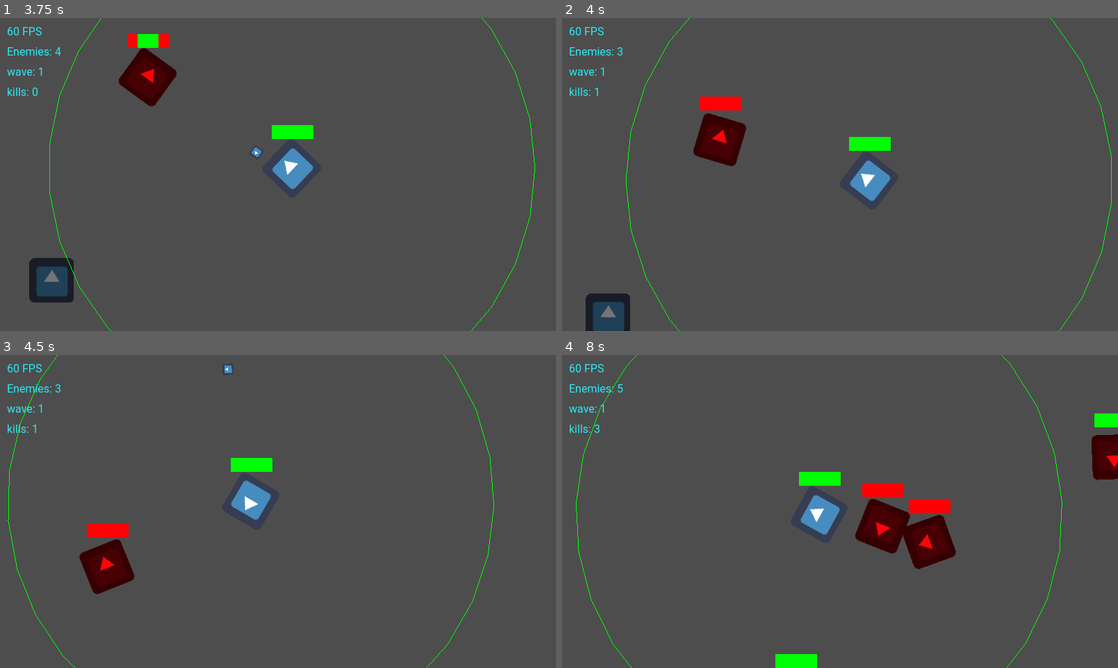
Above: before the commit, frames 1-4 (two rows, left to right).
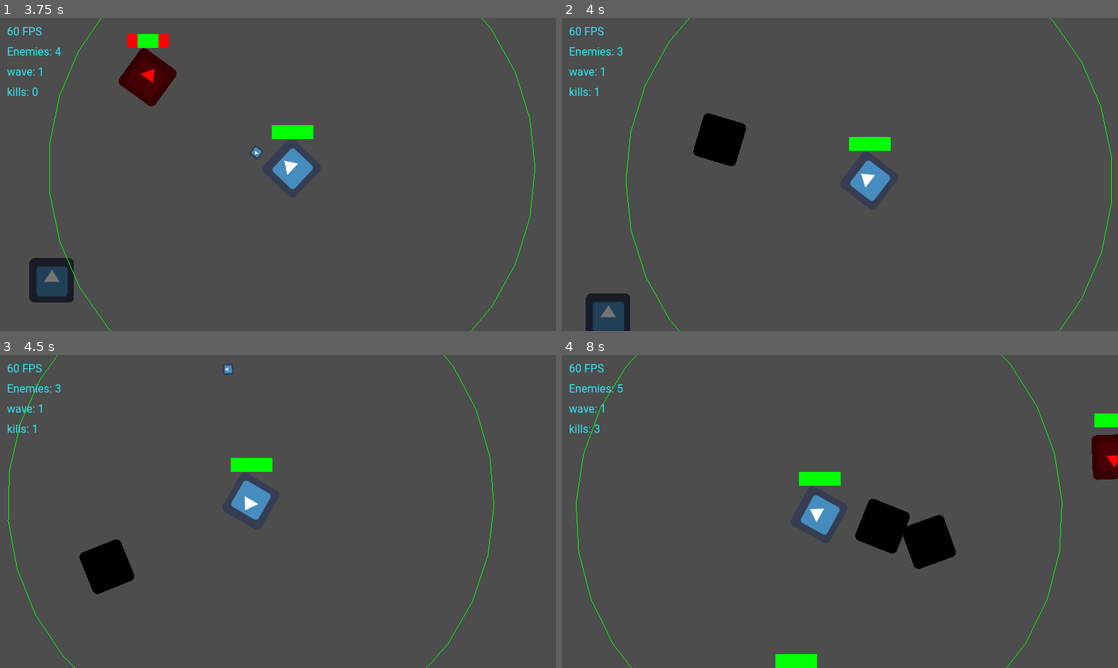
Above: after the commit, the same moments.

Repository: Bloodyaugust/ld-54
Game: Godot game, scene res://scenes/main.tscn
Same seed, same stepped clock (60 frames per second), same inputs: the game is played once before the commit and once after it. The engine's default icon, where the game draws it, is replaced by a stand-in: a white triangle on a blue panel in a dark square.
Inputs (mouse positions are in pixels of both pictures, inside the frame that each line leads up to):
- Up to frame 1 (3.75 s): click "Play" at 0.5 s; tap Enter at 1.25 s; move the mouse to (400, 158) at 1.27 s; hold Right (ui_right) 1.28-2 s; click (400, 158) at 1.42 s; drag from (166, 190) to (439, 155) at 2.02 s; move the mouse to (333, 105) at 2.77 s; hold Right (ui_right) 2.78-3.5 s; drag from (250, 237) to (111, 127) at 3.52 s
- Up to frame 2 (4 s): no input
- Up to frame 3 (4.5 s): move the mouse to (444, 558) at 4.27 s; hold Left (ui_left) from 4.28 s (still down)
- Up to frame 4 (8 s): release Left (ui_left) at 5 s; drag from (673, 464) to (812, 498) at 5.02 s; move the mouse to (867, 511) at 5.77 s; hold Down (ui_down) 5.78-6.5 s; click (867, 511) at 5.92 s; drag from (756, 433) to (728, 527) at 6.52 s; move the mouse to (962, 495) at 7.27 s; hold Up (ui_up) from 7.28 s (still down)

Frame 1 is identical in both runs. In frame 2, 1.5% of the frame differs, in the area x 23-34%, y 25-48%; in frame 3, 1.5%; in frame 4, 2.9%, in the area x 52-71%, y 40-69%.

Commit message:
Lots of balance changes, especially to enemy scrap
- Tweaking of various module masses
- Ships go dark when killed

Diff:
--- a/actors/Ship.gd
+++ b/actors/Ship.gd
@@ -93,6 +93,9 @@
 
   damage(_entering_area_parent.get_damage())
 
+func _on_modules_changed() -> void:
+  _health_bar.set_health(_integrity / _integrity_max)
+
 func _physics_process(delta) -> void:
   if !_destroyed && Store.state["game"] == GameConstants.GAME_IN_PROGRESS:
     if _braking:
@@ -141,10 +144,13 @@
     _area2D.monitorable = false
     _area2D.monitoring = false
     died.emit()
+    modulate = Color.BLACK
+    _health_bar.visible = false
     Store.set_state("kills", Store.state.kills + 1)
     Store.set_state("scrap", Store.state.scrap + scrap)
 
 func _ready() -> void:
+  modules_changed.connect(_on_modules_changed)
   _area2D.area_entered.connect(_on_area2D_area_entered)
 
   for _module in starting_modules:
--- a/actors/enemies/BasicProjectile.tscn
+++ b/actors/enemies/BasicProjectile.tscn
@@ -12,7 +12,7 @@
 unique_name_in_owner = true
 starting_modules = Array[Resource("res://data/module.gd")]([ExtResource("3_bwaam"), ExtResource("4_p6lpw")])
 team = 2
-scrap = 2.0
+scrap = 3.0
 
 [node name="Sprite2D" parent="Ship" index="0"]
 modulate = Color(1, 0.0117647, 0.027451, 1)
--- a/actors/enemies/BeefyKamikaze.tscn
+++ b/actors/enemies/BeefyKamikaze.tscn
@@ -12,7 +12,7 @@
 unique_name_in_owner = true
 starting_modules = Array[Resource("res://data/module.gd")]([ExtResource("3_5wtf1"), ExtResource("4_rqdwf")])
 team = 2
-scrap = 2.0
+scrap = 3.0
 
 [node name="Sprite2D" parent="Ship" index="0"]
 modulate = Color(1, 0.0117647, 0.027451, 1)
--- a/actors/enemies/EliteKamikaze.tscn
+++ b/actors/enemies/EliteKamikaze.tscn
@@ -12,7 +12,7 @@
 unique_name_in_owner = true
 starting_modules = Array[Resource("res://data/module.gd")]([ExtResource("3_05ey8"), ExtResource("3_05ey8"), ExtResource("4_ewpmj"), ExtResource("3_05ey8")])
 team = 2
-scrap = 2.0
+scrap = 6.0
 
 [node name="Sprite2D" parent="Ship" index="0"]
 modulate = Color(1, 0.0117647, 0.027451, 1)
--- /dev/null
+++ b/actors/enemies/GatlingProjectile.tscn
@@ -0,0 +1,23 @@
+[gd_scene load_steps=5 format=3 uid="uid://c1rrcugton1wm"]
+
+[ext_resource type="Script" path="res://scripts/controllers/EnemyController.gd" id="1_tvok1"]
+[ext_resource type="PackedScene" uid="uid://couplwfrtf7s6" path="res://actors/Ship.tscn" id="2_lbgai"]
+[ext_resource type="Resource" uid="uid://e8m3gy7nlh44" path="res://data/modules/advanced_engine.tres" id="3_mu1w5"]
+[ext_resource type="Resource" uid="uid://brnbwjgy8xxcs" path="res://data/modules/gatling_cannon.tres" id="4_4b08n"]
+
+[node name="Enemy" type="Node2D"]
+script = ExtResource("1_tvok1")
+
+[node name="Ship" parent="." groups=["enemies"] instance=ExtResource("2_lbgai")]
+unique_name_in_owner = true
+starting_modules = Array[Resource("res://data/module.gd")]([ExtResource("3_mu1w5"), ExtResource("4_4b08n")])
+team = 2
+scrap = 6.0
+
+[node name="Sprite2D" parent="Ship" index="0"]
+modulate = Color(1, 0.0117647, 0.027451, 1)
+
+[node name="Area2D" parent="Ship" index="1"]
+collision_layer = 2
+
+[editable path="Ship"]
--- /dev/null
+++ b/actors/enemies/HeavyCannonProjectile.tscn
@@ -0,0 +1,24 @@
+[gd_scene load_steps=6 format=3 uid="uid://c6bth2lbg4ix8"]
+
+[ext_resource type="Script" path="res://scripts/controllers/EnemyController.gd" id="1_avey8"]
+[ext_resource type="PackedScene" uid="uid://couplwfrtf7s6" path="res://actors/Ship.tscn" id="2_vqbdv"]
+[ext_resource type="Resource" uid="uid://cifgmmymjs6xl" path="res://data/modules/basic_engine.tres" id="3_6svpa"]
+[ext_resource type="Resource" uid="uid://b0k21bktgnk86" path="res://data/modules/composite_armor.tres" id="4_q1v8h"]
+[ext_resource type="Resource" uid="uid://clvssjmptwdmn" path="res://data/modules/heavy_cannon.tres" id="5_dkxpa"]
+
+[node name="Enemy" type="Node2D"]
+script = ExtResource("1_avey8")
+
+[node name="Ship" parent="." groups=["enemies"] instance=ExtResource("2_vqbdv")]
+unique_name_in_owner = true
+starting_modules = Array[Resource("res://data/module.gd")]([ExtResource("3_6svpa"), ExtResource("4_q1v8h"), ExtResource("5_dkxpa")])
+team = 2
+scrap = 10.0
+
+[node name="Sprite2D" parent="Ship" index="0"]
+modulate = Color(1, 0.0117647, 0.027451, 1)
+
+[node name="Area2D" parent="Ship" index="1"]
+collision_layer = 2
+
+[editable path="Ship"]
--- a/actors/enemies/QuickKamikaze.tscn
+++ b/actors/enemies/QuickKamikaze.tscn
@@ -9,7 +9,7 @@
 [node name="Ship" parent="." groups=["enemies"] instance=ExtResource("2_xovsi")]
 unique_name_in_owner = true
 team = 2
-scrap = 2.0
+scrap = 4.0
 
 [node name="Sprite2D" parent="Ship" index="0"]
 modulate = Color(1, 0.0117647, 0.027451, 1)
--- a/data/modules/heavy_cannon.tres
+++ b/data/modules/heavy_cannon.tres
@@ -14,4 +14,4 @@
 structural_integrity = 5.0
 thrust = 0.0
 type = 1
-weight = 50.0
+weight = 40.0
--- a/scripts/controllers/SpawnController.gd
+++ b/scripts/controllers/SpawnController.gd
@@ -19,6 +19,14 @@
 }
 const ENEMY_QUICK_KAMIKAZE: Dictionary = {
   "points": 10,
+  "scene": preload("res://actors/enemies/QuickKamikaze.tscn"),
+}
+const ENEMY_GATLING_PROJECTILE: Dictionary = {
+  "points": 15,
+  "scene": preload("res://actors/enemies/QuickKamikaze.tscn"),
+}
+const ENEMY_HEAVY_CANNON_PROJECTILE: Dictionary = {
+  "points": 20,
   "scene": preload("res://actors/enemies/QuickKamikaze.tscn"),
 }
 
@@ -47,17 +55,20 @@
     ENEMY_QUICK_KAMIKAZE,
     ENEMY_BEEFY_KAMIKAZE,
     ENEMY_BASIC_PROJECTILE,
+    ENEMY_ELITE_KAMIKAZE,
   ],
   6: [
     ENEMY_QUICK_KAMIKAZE,
     ENEMY_BEEFY_KAMIKAZE,
     ENEMY_BASIC_PROJECTILE,
+    ENEMY_ELITE_KAMIKAZE,
   ],
   7: [
     ENEMY_QUICK_KAMIKAZE,
     ENEMY_BEEFY_KAMIKAZE,
     ENEMY_BASIC_PROJECTILE,
     ENEMY_ELITE_KAMIKAZE,
+    ENEMY_GATLING_PROJECTILE,
   ],
   8: [
     ENEMY_QUICK_KAMIKAZE,
@@ -70,6 +81,7 @@
     ENEMY_BEEFY_KAMIKAZE,
     ENEMY_BASIC_PROJECTILE,
     ENEMY_ELITE_KAMIKAZE,
+    ENEMY_HEAVY_CANNON_PROJECTILE,
   ],
 }
 const MAX_WAVE: int = 9
--- a/scripts/controllers/WeaponController.gd
+++ b/scripts/controllers/WeaponController.gd
@@ -10,7 +10,8 @@
 var _time_to_reload: float = 0.0
 
 func _draw() -> void:
-  draw_arc(Vector2.ZERO, data.radius, 0.0, 2*PI, 32, Color.GREEN)
+  if !_parent_ship.get_destroyed():
+    draw_arc(Vector2.ZERO, data.radius, 0.0, 2*PI, 32, Color.GREEN)
 
 func _fire() -> void:
   var _new_projectile: Node2D = data.projectile_scene.instantiate()
@@ -54,8 +55,8 @@
     if _time_to_reload <= 0.0:
       _fire()
 
-    if Store.state.debug:
-      queue_redraw()
+  if Store.state.debug:
+    queue_redraw()
 
 func _ready() -> void:
   _range_shape = CircleShape2D.new()
